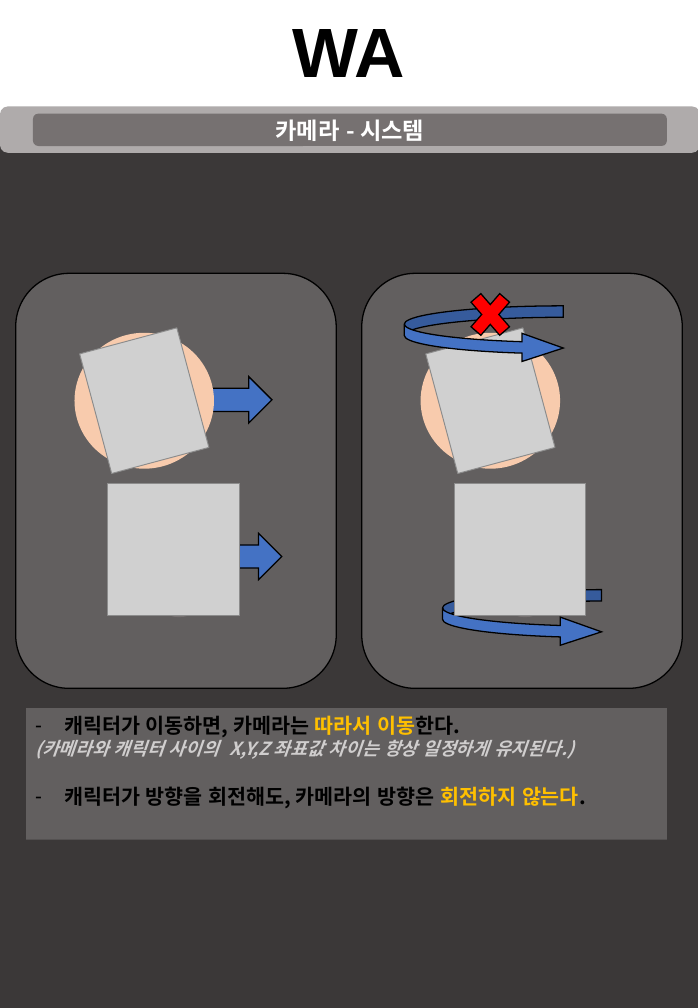
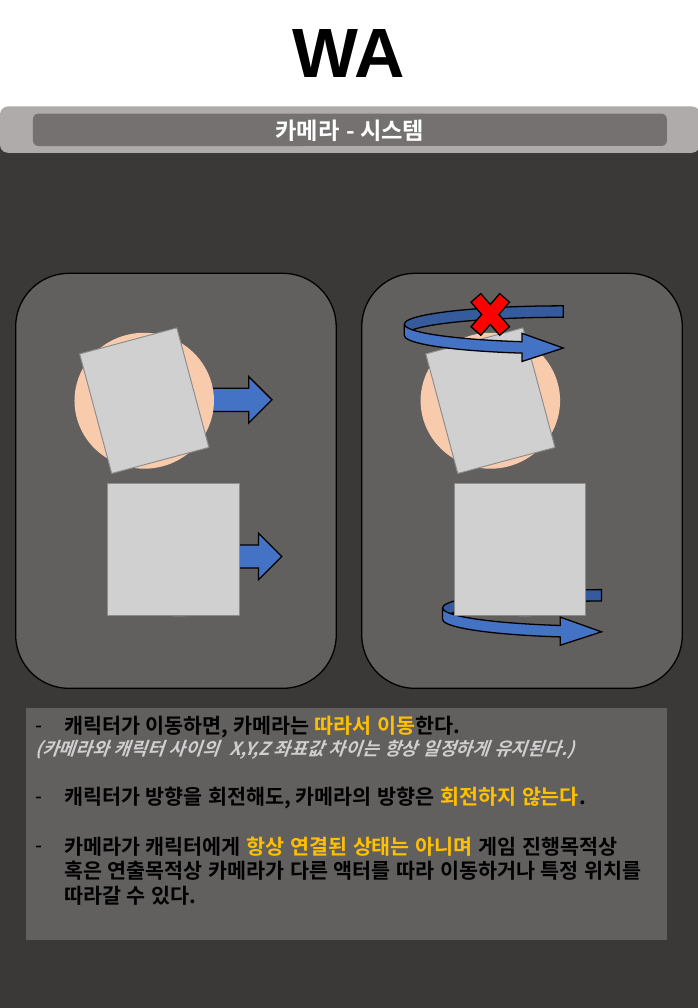
Before and after one commit to taeseongeom/WA, a slide deck: slide 7 of 기획서/신버전/캐릭터 시스템.pptx. Drawn at 698x1008 pixels with LibreOffice and Linux fonts; fonts in the diff are those of the drawing; grey boxes stand for pictures. Boxes give left, top, right and bottom in pixels: in the first picture for what was removed or moved away, otherwise in the second. Text is boxed around its words. In the diff, an @@ line names an element or a change of style, - is before the commit and + after.

Commit message:
수정사항
-로드맵 일단 조금이라도 쓴거 올림
-캐릭터 기력삭제
(대쉬는 그냥 자원을 사용하는 것이 아니라 지속시간과 쿨타임(딜레이) 있는걸로...)
-룸 시스템 대략적으로 완성
(룸 리셋은 퍼즐마다 리셋여부를 배치과정에서 할수 있도록하고, 퍼즐해결여부와 관계없이 항상 리셋되도록하기)
-초기 점프맵 레벨 일단 완료
-카메라 일단 조금 수정
(카메라 캐릭터랑 뗄거죠?)

```diff
--- a/기획서/신버전/캐릭터 시스템.pptx
+++ b/기획서/신버전/캐릭터 시스템.pptx
@@ rectangle "캐릭터가 이동하면, 카메라는 따라서 이동한다.": place and size @@
-rectangle "캐릭터가 이동하면, 카메라는 따라서 이동한다." at box(26, 708, 667, 839)
+rectangle "캐릭터가 이동하면, 카메라는 따라서 이동한다." at box(26, 708, 667, 940)
@@ text in rectangle at box(64, 836, 642, 905): paragraph added @@
+– 카메라가 캐릭터에게 항상 연결된 상태는 아니며 게임 진행목적상 혹은 연출목적상 카메라가 다른 액터를 따라 이동하거나 특정 위치를 따라갈 수 있다.
```
Also in this commit, not shown: 3 other slides changed, 1 slide removed, 5 other files.
